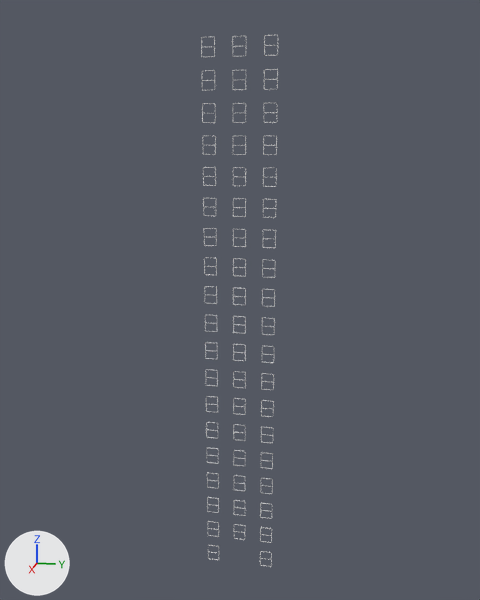
Two versions of the Blender file Blender/Blender files/Buildings/Building pieces/Type 3/19 floors/Windows.blend, one commit apart.
Before and after are seen from a 50 mm camera at (6472.0, 1300.0, 4731.0) aimed at (-61.0, -6.0, 3098.0). Lighting does not change. The marker at lower left points along +X, +Y and +Z.

Script lines for the objects in view, before the commit:
```python
me_cube_001 = bpy.data.meshes.new('Cube.001')
me_cube_001.from_pydata(...)  # 464 vertices, 243 faces; spans x -1.0..1.0, y -1.0..1.0, z -1.0..1.0
me_cube_001.materials.append(mat_material_001)  # white #e7e7e7
me_cube_039 = bpy.data.meshes.new('Cube.039')
me_cube_039.from_pydata(...)  # 2240 vertices, 1680 faces; spans x -100.0..100.0, y -1023.0..100.0, z -111600.0..111600.0
me_cube_039.materials.append(mat_material_005)  # white #e7e7e7
me_plane = bpy.data.meshes.new('Plane')
me_plane.from_pydata([(-400.0, -400.0, 0.0), (400.0, -400.0, 0.0), (-400.0, 400.0, 0.0), (400.0, 400.0, 0.0)], [], [(0, 1, 3, 2)])
me_plane.materials.append(mat_material_002)  # white #e7e7e7
ob_cube = bpy.data.objects.new('Cube', me_cube_001)
ob_cube.location = (0.0, 0.0, 2850.0)
ob_cube.scale = (5.0, 450.0, 2850.0)
ob_cube.hide_viewport = True
ob_cube_031 = bpy.data.objects.new('Cube.031', me_cube_039)
ob_cube_031.location = (0.0, 300.0, 2850.0)
ob_cube_031.scale = (0.025, 0.65, 0.025)
ob_plane = bpy.data.objects.new('Plane', me_plane)
ob_plane.location = (0.0, 0.0, 2850.0)
ob_plane.rotation_euler = (0.0, 1.571, 0.0)  # degrees (0, 90, 0)
ob_plane.scale = (7.0, 1.0, 1.0)
ob_plane.hide_viewport = True
```
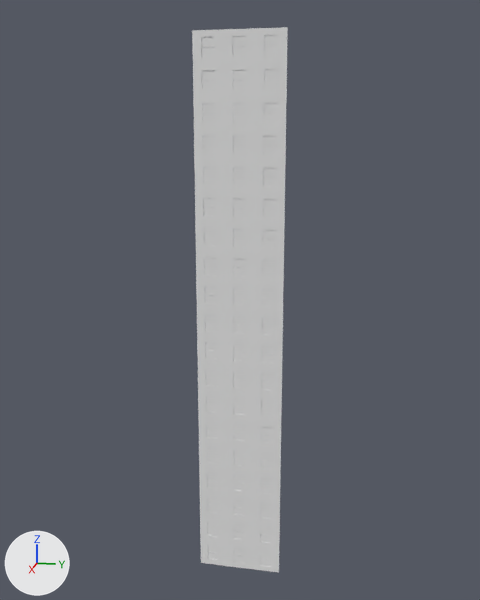
Edits to the bpy script that builds the scene:
```text
Change ob_cube:
    remove ob_cube.hide_viewport = True
Change ob_plane:
    remove ob_plane.hide_viewport = True
```

Changed parts and their boxes (x1, y1, x2, y2) in the pictures (480 x 600 px):
'Cube', shown
    after: (192, 27, 288, 573)
'Plane', shown
    after: (202, 35, 278, 566)
